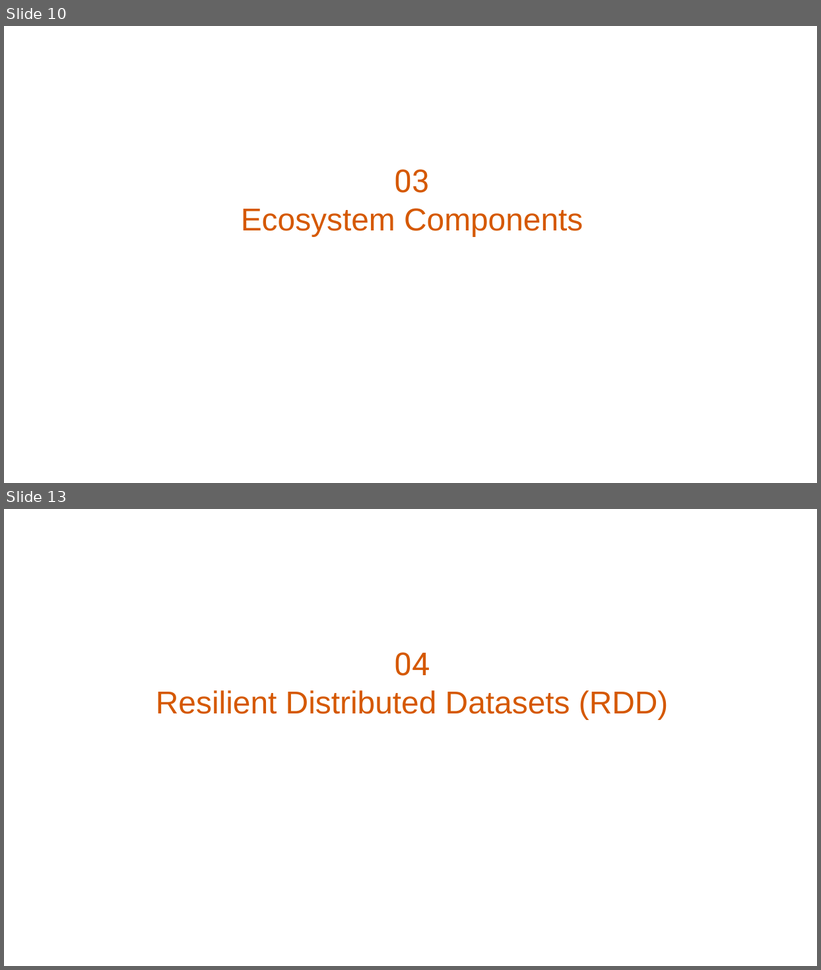
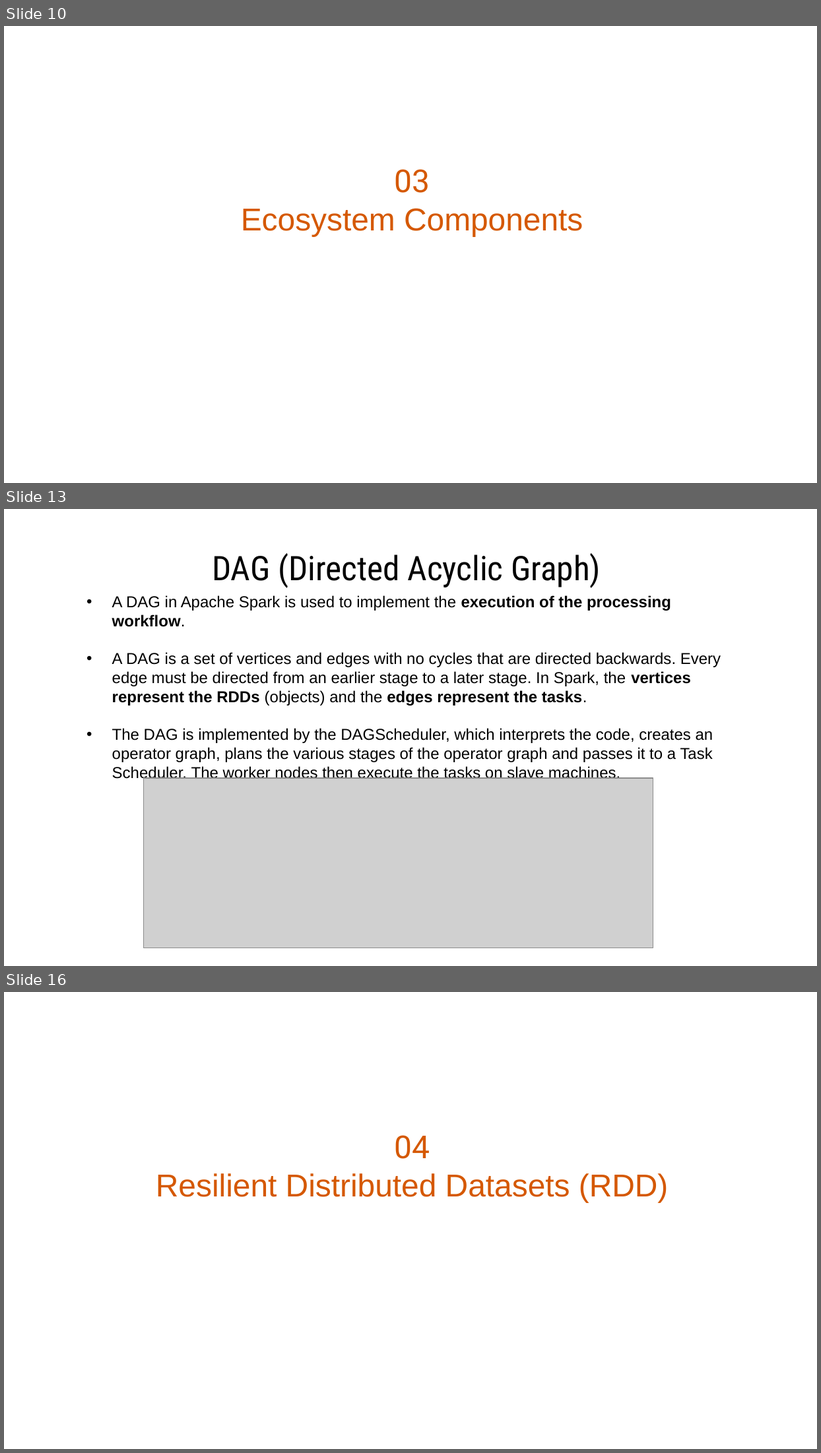
Before and after one commit to danaelshrbiny10/pyspark-playstore, a slide deck: ppt/apache-spark.pptx. Shown one above the other, each under a label of ours: slides 10 and 13 before the commit, slides 10, 13 and 16 after it; the slides between them are not shown. The pictures are 821x970 and 821x1453 pixels, drawn with LibreOffice and Linux fonts; fonts in the diff are those of the drawing; grey boxes stand for pictures. Boxes give left, top, right and bottom in pixels: in the first picture for what was removed or moved away, otherwise in the second. Text is boxed around its words. In the diff, an @@ line names an element or a change of style, - is before the commit and + after.

```diff
--- a/ppt/apache-spark.pptx
+++ b/ppt/apache-spark.pptx
@@ slide 13 added at [4, 509, 817, 966], background #FFFFFF @@
@@ title added at [212, 553, 601, 588], 30 pt, text #000000 @@
+DAG (Directed Acyclic Graph)
@@ text added at [112, 595, 721, 782], 14 pt, text #000000 @@
+• A DAG in Apache Spark is used to implement the execution of the processing workflow.
+• A DAG is a set of vertices and edges with no cycles that are directed backwards. Every edge must be directed from an earlier stage to a later stage. In Spark, the vertices represent the RDDs (objects) and the edges represent the tasks.
+• The DAG is implemented by the DAGScheduler, which interprets the code, creates an operator graph, plans the various stages of the operator graph and passes it to a Task Scheduler. The worker nodes then execute the tasks on slave machines.
@@ freeform shape added at [239, 702, 287, 776], fill #FFFFFF @@
@@ freeform shape added at [388, 702, 436, 776], fill #FFFFFF @@
@@ freeform shape added at [318, 719, 358, 759], fill #FFFFFF @@
@@ freeform shape added at [467, 719, 508, 759], fill #FFFFFF @@
@@ freeform shape added at [484, 726, 490, 731], fill #FFFFFF @@
@@ freeform shape added at [614, 719, 655, 759], fill #FFFFFF @@
@@ freeform shape added at [331, 745, 336, 750], fill #FFFFFF @@
@@ freeform shape added at [351, 729, 356, 734], fill #FFFFFF @@
@@ freeform shape added at [482, 733, 492, 737], fill #FFFFFF @@
@@ freeform shape added at [626, 733, 642, 744], fill #FFFFFF @@
@@ group added at [168, 720, 208, 758]: 7 freeform shapes @@
@@ picture added at [144, 778, 653, 948] @@
@@ what was slide 13 is now slide 16 @@
```
Also in this commit, not shown: 4 slides changed, 3 other slides added, 2 slides removed, 1 other file.
